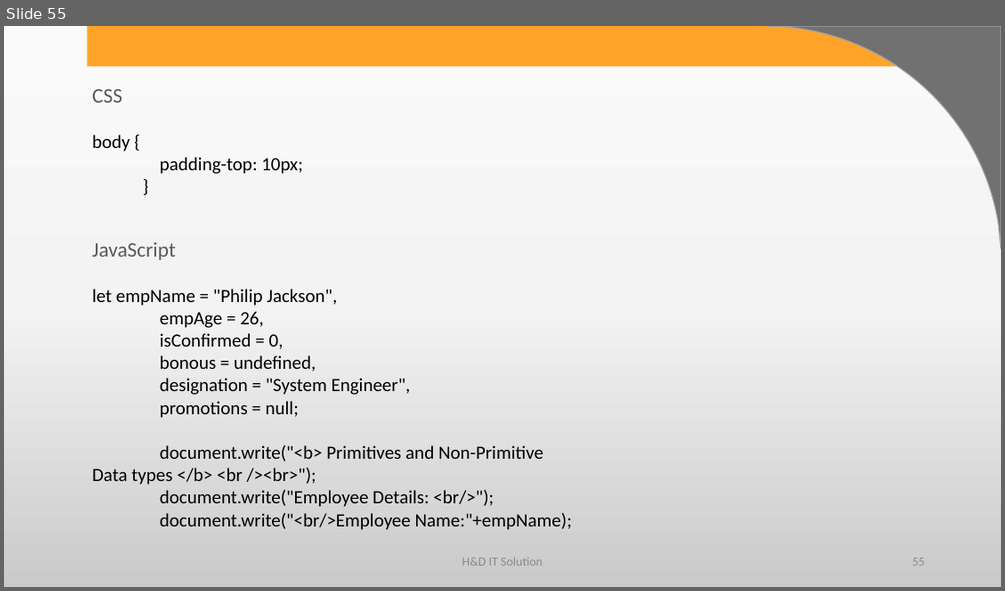
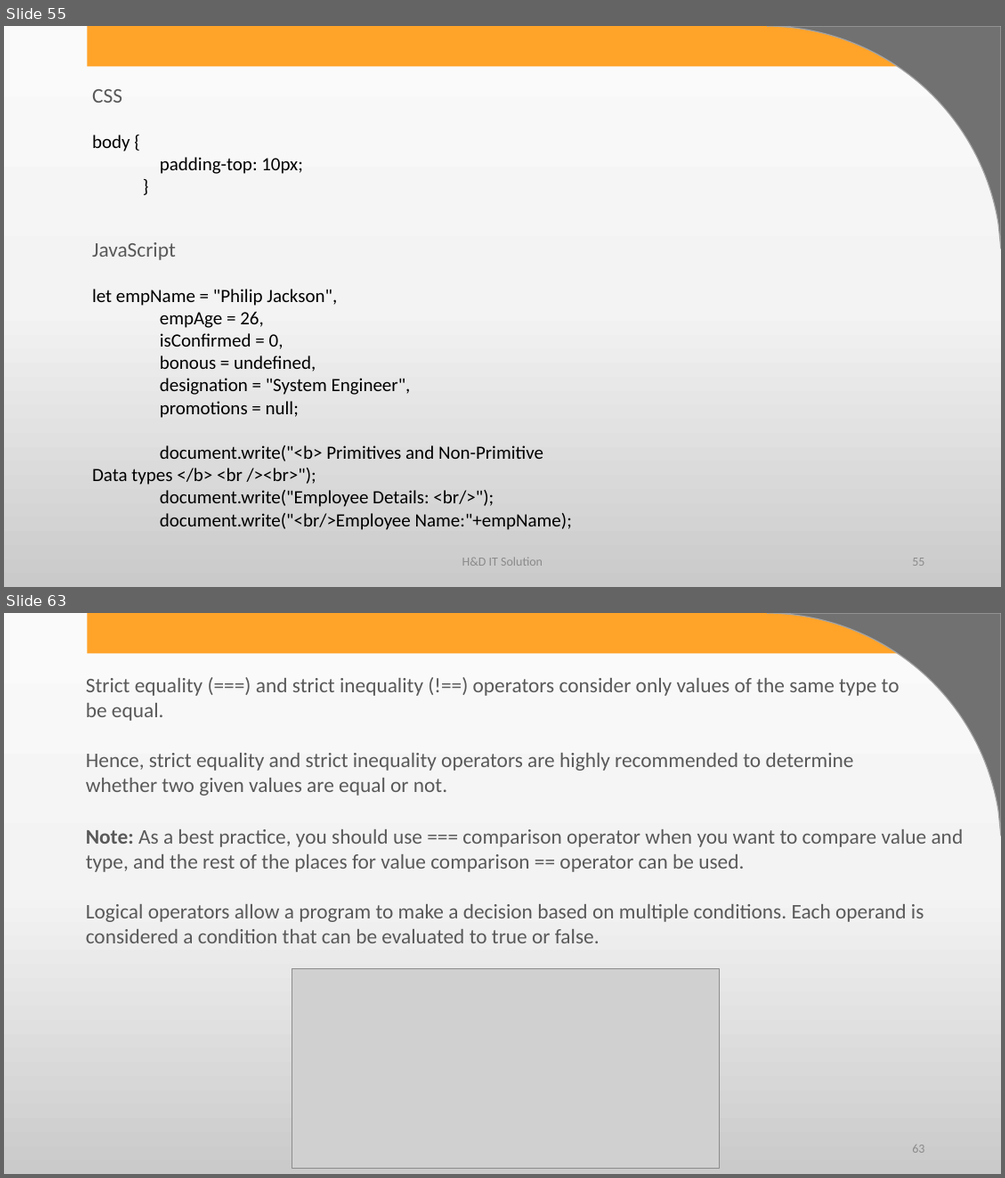
Before and after one commit to harshadasawant/javascript, a slide deck: ppt/JavaScript.pptx. Shown one above the other, each under a label of ours: slide 55 before the commit, slides 55 and 63 after it; the slides between them are not shown. The pictures are 1005x591 and 1005x1178 pixels, drawn with LibreOffice and Linux fonts; fonts in the diff are those of the drawing; grey boxes stand for pictures; background and template pictures are left out. Boxes give left, top, right and bottom in pixels: in the first picture for what was removed or moved away, otherwise in the second. Text is boxed around its words. In the diff, an @@ line names an element or a change of style, - is before the commit and + after.

Commit message:
operator added

```diff
--- a/ppt/JavaScript.pptx
+++ b/ppt/JavaScript.pptx
@@ slide 63 added at (4,613,1001,1174), background gradient #FBFBFB to #F4F4F4 to #CBCBCB; not listed: 2 template elements that a slide beside it also shows @@
@@ text added at (86,678,899,795), 20 pt, text #595959 @@
+Strict equality (===) and strict inequality (!==) operators consider only values of the same type to be equal.
+Hence, strict equality and strict inequality operators are highly recommended to determine whether two given values are equal or not.
@@ text added at (86,829,963,872), 20 pt, text #595959 @@
+Note: As a best practice, you should use === comparison operator when you want to compare value and type, and the rest of the places for value comparison == operator can be used.
@@ text added at (86,904,923,943), 20 pt, text #595959 @@
+Logical operators allow a program to make a decision based on multiple conditions. Each operand is considered a condition that can be evaluated to true or false.
@@ picture added at (291,968,720,1167) @@
@@ page number added at (912,1144,924,1152), 12 pt, text #8C8C8C @@
+63
```
Also in this commit, not shown: 2 slides changed, 66 other slides added, 1 other file.
